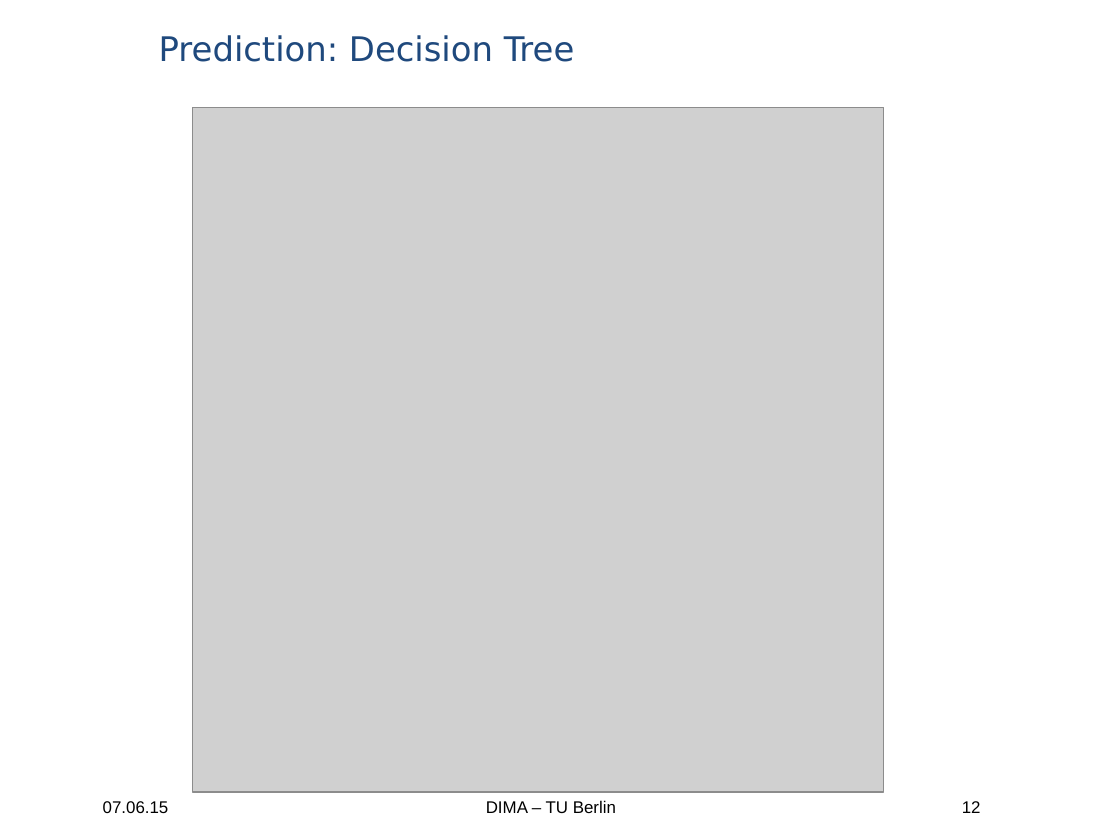
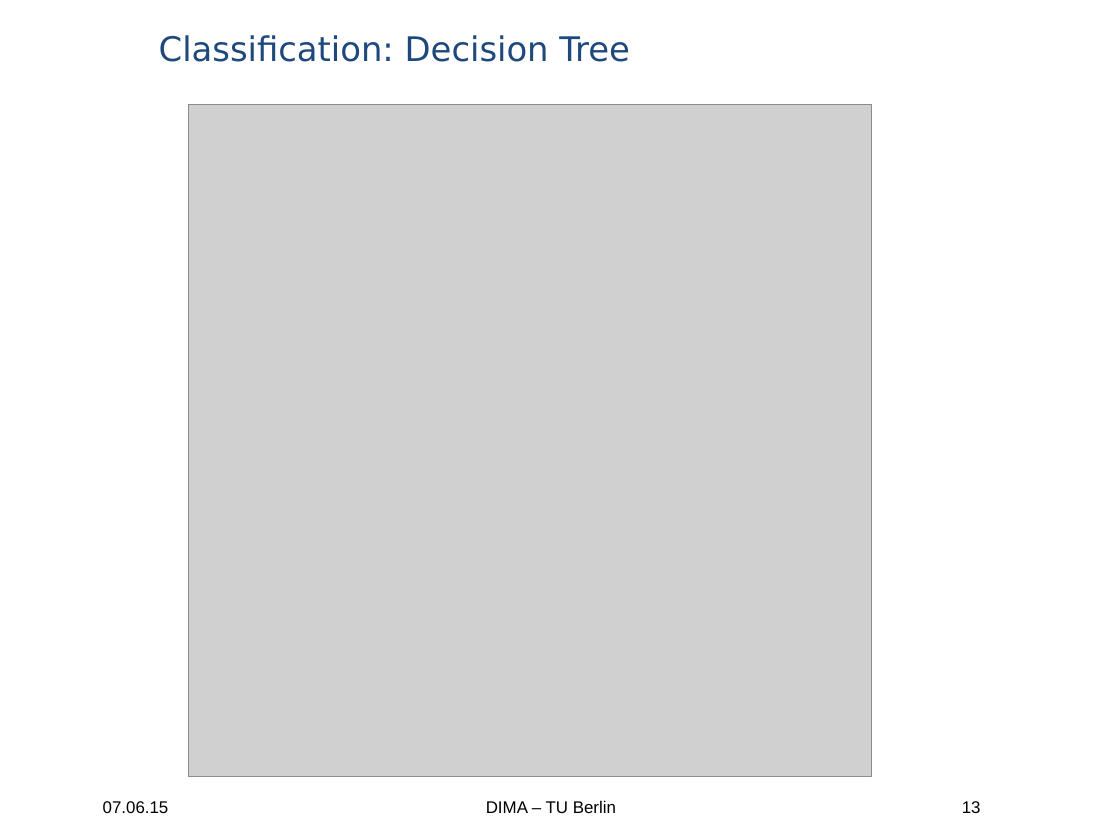
Before and after one commit to ericdoerheit/DBPRO2015, a slide deck: slide 13 of Presentations/Presentation 3.ppt (slide 12 before the commit). Drawn at 1120x840 pixels with LibreOffice and Linux fonts; fonts in the diff are those of the drawing; grey boxes stand for pictures; background and template pictures are left out. Boxes give left, top, right and bottom in pixels: in the first picture for what was removed or moved away, otherwise in the second. Text is boxed around its words. In the diff, an @@ line names an element or a change of style, - is before the commit and + after.

```diff
--- a/Presentations/Presentation 3.ppt
+++ b/Presentations/Presentation 3.ppt
@@ text at (159,35,630,62): text changed @@
-Prediction: Decision Tree
+Classification: Decision Tree
@@ picture: place and size @@
-picture at (192,108,884,793)
+picture at (189,104,873,775)
@@ page number at (962,801,981,813): text changed @@
-12
+13
```
Also in this commit, not shown: 5 other slides changed, 3 slides added, 2 slides removed, 1 other file.
